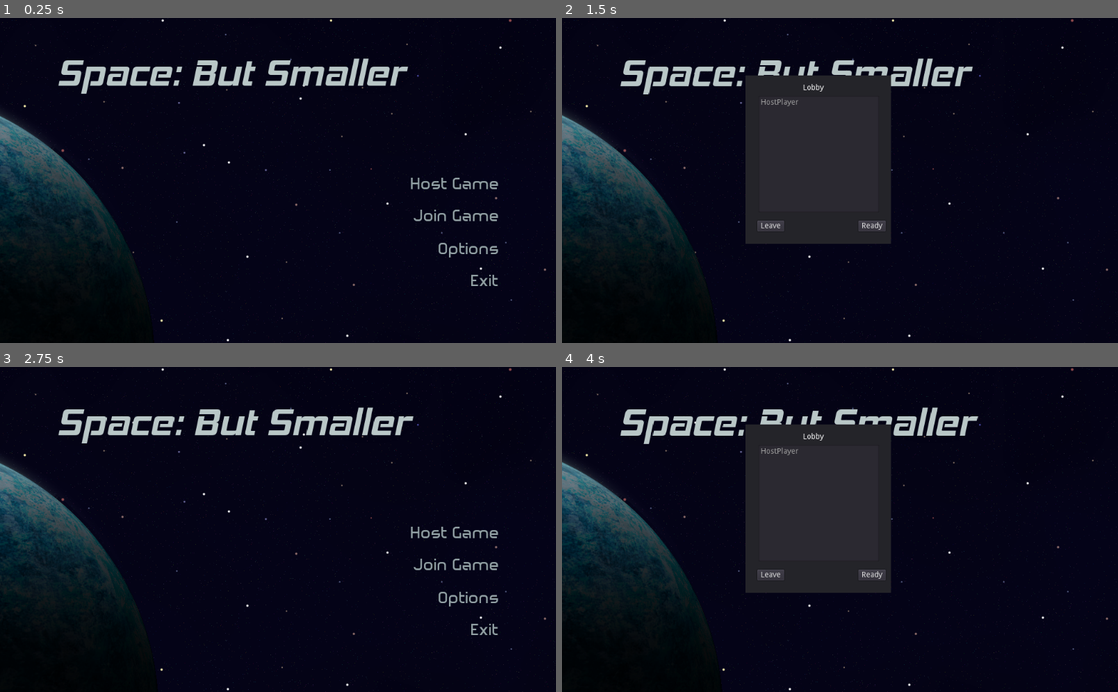
Above: before the commit, frames 1-4 (two rows, left to right).
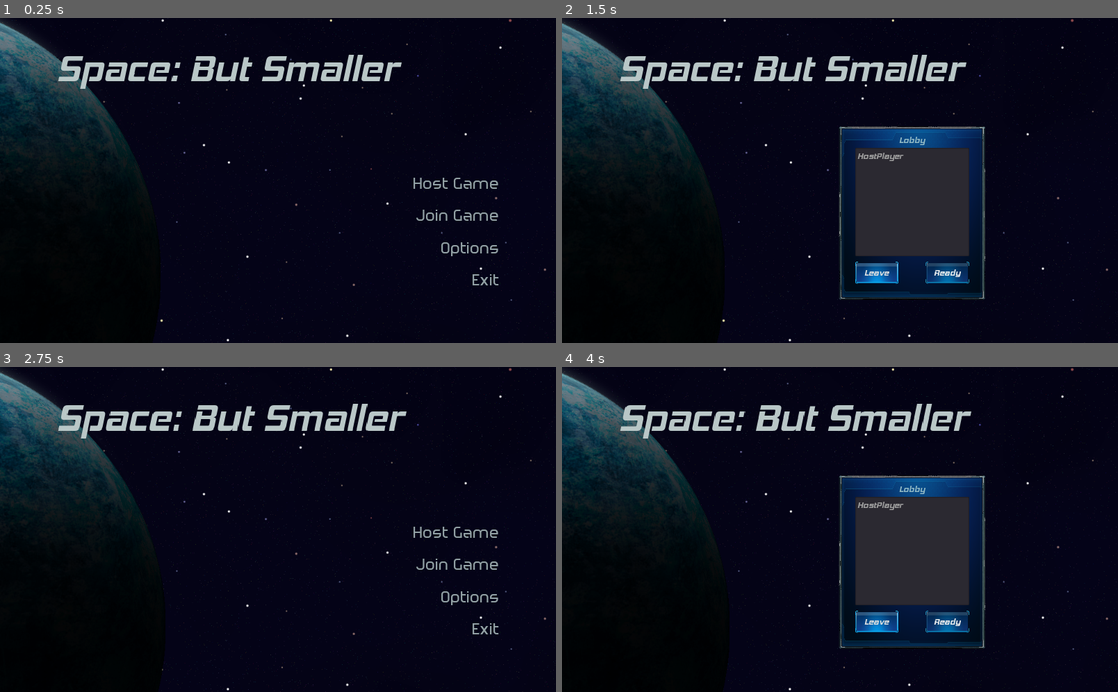
Above: after the commit, the same moments.

Repository: Bradels/minijam2022
Game: Godot game, scene res://Scenes/Main.tscn
The game is run twice, just before and just after one commit, with the same random seed, the same clock (stepped at 60 frames per second) and the same inputs.
Inputs:
- Up to frame 1 (0.25 s): no input
- Up to frame 2 (1.5 s): click "Host Game" at 0.5 s; click "Host" at 1.25 s
- Up to frame 3 (2.75 s): click "Leave" at 2 s
- Up to frame 4 (4 s): click "Join Game" at 2.75 s; click "Join" at 3.5 s

The runs differ from the first frame. In frame 1, 13% of the frame differs, in the area x 0-90%, y 0-96%; in frame 2, 33%; in frame 3, 14%; in frame 4, 33%, in the area x 0-77%, y 0-98%.

Commit message:
Added puase menu

Diff:
--- a/Resources/Themes/MenuWidgetTheme.tres
+++ b/Resources/Themes/MenuWidgetTheme.tres
@@ -1,7 +1,16 @@
-[gd_resource type="Theme" load_steps=7 format=2]
+[gd_resource type="Theme" load_steps=8 format=2]
 
 [ext_resource path="res://Resources/Fonts/hemi_head/hemi head bd it.ttf" type="DynamicFontData" id=1]
 [ext_resource path="res://Resources/Textures/gui.png" type="Texture" id=2]
+
+[sub_resource type="StyleBoxTexture" id=5]
+texture = ExtResource( 2 )
+region_rect = Rect2( 1317.12, 1892.31, 246.339, 61.084 )
+margin_left = 9.51308
+margin_right = 9.93493
+margin_top = 10.7398
+margin_bottom = 9.44676
+modulate_color = Color( 0.776471, 0.776471, 0.776471, 1 )
 
 [sub_resource type="StyleBoxTexture" id=4]
 texture = ExtResource( 2 )
@@ -32,6 +41,7 @@
 
 [resource]
 default_font = SubResource( 3 )
+Button/styles/hover = SubResource( 5 )
 Button/styles/normal = SubResource( 4 )
 Label/colors/font_color = Color( 0.576471, 0.733333, 0.776471, 1 )
 LineEdit/styles/normal = SubResource( 1 )
--- a/Scenes/Main.tscn
+++ b/Scenes/Main.tscn
@@ -32,7 +32,23 @@
 "_edit_use_anchors_": false
 }
 
-[node name="TextureRect" type="TextureRect" parent="CanvasLayer/Menu"]
+[node name="ButtonHover" type="AudioStreamPlayer" parent="CanvasLayer/Menu"]
+stream = ExtResource( 4 )
+volume_db = -20.0
+
+[node name="MenuMusic" type="AudioStreamPlayer" parent="CanvasLayer/Menu"]
+stream = ExtResource( 6 )
+autoplay = true
+
+[node name="Background" type="Control" parent="CanvasLayer/Menu"]
+visible = false
+margin_right = 40.0
+margin_bottom = 40.0
+__meta__ = {
+"_edit_use_anchors_": false
+}
+
+[node name="Space" type="TextureRect" parent="CanvasLayer/Menu/Background"]
 margin_top = -209.0
 margin_right = 1024.0
 margin_bottom = 815.0
@@ -41,30 +57,26 @@
 "_edit_use_anchors_": false
 }
 
-[node name="Planet" type="TextureRect" parent="CanvasLayer/Menu"]
-margin_left = -765.0
-margin_top = 103.0
-margin_right = 284.0
-margin_bottom = 1152.0
+[node name="Planet" type="TextureRect" parent="CanvasLayer/Menu/Background"]
+margin_left = -754.0
+margin_top = -65.0
+margin_right = 295.0
+margin_bottom = 984.0
 texture = ExtResource( 8 )
 __meta__ = {
 "_edit_use_anchors_": false
 }
 
-[node name="Title" type="Label" parent="CanvasLayer/Menu"]
+[node name="Title" type="Label" parent="CanvasLayer/Menu/Background"]
 margin_left = 104.0
-margin_top = 59.0
+margin_top = 51.0
 margin_right = 745.0
-margin_bottom = 143.0
+margin_bottom = 135.0
 theme = SubResource( 2 )
 text = "Space: But Smaller"
 __meta__ = {
 "_edit_use_anchors_": false
 }
-
-[node name="ButtonHover" type="AudioStreamPlayer" parent="CanvasLayer/Menu"]
-stream = ExtResource( 4 )
-volume_db = -20.0
 
 [node name="MainMenu" type="Control" parent="CanvasLayer/Menu"]
 visible = false
@@ -136,6 +148,7 @@
 }
 
 [node name="HostMenu" type="Control" parent="CanvasLayer/Menu"]
+visible = false
 anchor_right = 1.0
 anchor_bottom = 1.0
 theme = ExtResource( 7 )
@@ -144,75 +157,75 @@
 }
 
 [node name="Panel" type="Panel" parent="CanvasLayer/Menu/HostMenu"]
-margin_left = 373.0
-margin_top = 186.0
-margin_right = 641.0
-margin_bottom = 497.0
+margin_left = 510.0
+margin_top = 200.0
+margin_right = 780.0
+margin_bottom = 520.0
 
 [node name="Label" type="Label" parent="CanvasLayer/Menu/HostMenu/Panel"]
-margin_left = 106.0
-margin_top = 16.0
-margin_right = 178.0
-margin_bottom = 30.0
+margin_top = 20.0
+margin_right = 270.0
+margin_bottom = 41.0
 text = "Host Game"
+align = 1
 
 [node name="Label2" type="Label" parent="CanvasLayer/Menu/HostMenu/Panel"]
-margin_left = 26.0
-margin_top = 64.0
-margin_right = 98.0
-margin_bottom = 78.0
+margin_left = 20.0
+margin_top = 50.0
+margin_right = 92.0
+margin_bottom = 71.0
 text = "Name:"
 
 [node name="Label3" type="Label" parent="CanvasLayer/Menu/HostMenu/Panel"]
-margin_left = 25.0
-margin_top = 96.0
-margin_right = 97.0
-margin_bottom = 110.0
+margin_left = 20.0
+margin_top = 90.0
+margin_right = 92.0
+margin_bottom = 111.0
 text = "Port:"
 
 [node name="Label4" type="Label" parent="CanvasLayer/Menu/HostMenu/Panel"]
-margin_left = 18.0
-margin_top = 131.0
-margin_right = 120.0
-margin_bottom = 152.0
+margin_left = 20.0
+margin_top = 130.0
+margin_right = 122.0
+margin_bottom = 151.0
 text = "Max Players:"
 
 [node name="PlayerName" type="LineEdit" parent="CanvasLayer/Menu/HostMenu/Panel"]
-margin_left = 91.0
-margin_top = 55.0
-margin_right = 243.0
-margin_bottom = 83.1967
+margin_left = 100.0
+margin_top = 50.0
+margin_right = 240.0
+margin_bottom = 78.1967
 text = "HostPlayer"
 
 [node name="Port" type="LineEdit" parent="CanvasLayer/Menu/HostMenu/Panel"]
-margin_left = 91.0
-margin_top = 94.0
-margin_right = 243.0
-margin_bottom = 122.197
+margin_left = 100.0
+margin_top = 90.0
+margin_right = 240.0
+margin_bottom = 118.197
 text = "5767"
 
 [node name="MaxPlayers" type="OptionButton" parent="CanvasLayer/Menu/HostMenu/Panel"]
-margin_left = 124.0
+margin_left = 160.0
 margin_top = 130.0
-margin_right = 241.0
-margin_bottom = 157.0
+margin_right = 240.0
+margin_bottom = 170.448
 text = "4"
 __meta__ = {
 "_edit_use_anchors_": false
 }
 
 [node name="HostButton" type="Button" parent="CanvasLayer/Menu/HostMenu/Panel"]
-margin_left = 163.0
-margin_top = 245.0
-margin_right = 255.0
-margin_bottom = 285.448
+margin_left = 160.0
+margin_top = 250.0
+margin_right = 240.0
+margin_bottom = 290.448
 text = "Host"
 
 [node name="BackButton" type="Button" parent="CanvasLayer/Menu/HostMenu/Panel"]
-margin_left = 20.0
-margin_top = 245.0
-margin_right = 115.0
-margin_bottom = 285.448
+margin_left = 30.0
+margin_top = 250.0
+margin_right = 110.0
+margin_bottom = 290.448
 text = "Back"
 __meta__ = {
 "_edit_use_anchors_": false
@@ -222,141 +235,200 @@
 visible = false
 anchor_right = 1.0
 anchor_bottom = 1.0
+theme = ExtResource( 7 )
 __meta__ = {
 "_edit_use_anchors_": false
 }
 
 [node name="Panel" type="Panel" parent="CanvasLayer/Menu/JoinMenu"]
-margin_left = 306.0
-margin_top = 131.0
-margin_right = 574.0
-margin_bottom = 442.0
+margin_left = 510.0
+margin_top = 200.0
+margin_right = 780.0
+margin_bottom = 520.0
 __meta__ = {
 "_edit_use_anchors_": false
 }
 
 [node name="Label" type="Label" parent="CanvasLayer/Menu/JoinMenu/Panel"]
-margin_left = 106.0
-margin_top = 16.0
-margin_right = 178.0
-margin_bottom = 30.0
+margin_top = 20.0
+margin_right = 270.0
+margin_bottom = 41.0
 text = "Join Game"
+align = 1
 
 [node name="Label2" type="Label" parent="CanvasLayer/Menu/JoinMenu/Panel"]
-margin_left = 26.0
-margin_top = 64.0
-margin_right = 98.0
-margin_bottom = 78.0
+margin_left = 20.0
+margin_top = 50.0
+margin_right = 92.0
+margin_bottom = 71.0
 text = "Name:"
 
 [node name="Label3" type="Label" parent="CanvasLayer/Menu/JoinMenu/Panel"]
-margin_left = 25.0
+margin_left = 20.0
 margin_top = 130.0
-margin_right = 97.0
-margin_bottom = 144.0
+margin_right = 92.0
+margin_bottom = 151.0
 text = "Port:"
 
 [node name="Label4" type="Label" parent="CanvasLayer/Menu/JoinMenu/Panel"]
 margin_left = 20.0
-margin_top = 95.0
+margin_top = 90.0
 margin_right = 92.0
-margin_bottom = 109.0
+margin_bottom = 111.0
 text = "Host Ip:"
 
 [node name="PlayerName" type="LineEdit" parent="CanvasLayer/Menu/JoinMenu/Panel"]
-margin_left = 81.0
-margin_top = 58.0
-margin_right = 233.0
-margin_bottom = 82.0
+margin_left = 110.0
+margin_top = 50.0
+margin_right = 240.0
+margin_bottom = 78.1967
 text = "ClientPlayer"
 
 [node name="Ip" type="LineEdit" parent="CanvasLayer/Menu/JoinMenu/Panel"]
-margin_left = 81.0
+margin_left = 110.0
 margin_top = 90.0
-margin_right = 233.0
-margin_bottom = 114.0
+margin_right = 240.0
+margin_bottom = 118.197
 text = "127.0.0.1"
 __meta__ = {
 "_edit_use_anchors_": false
 }
 
 [node name="Port" type="LineEdit" parent="CanvasLayer/Menu/JoinMenu/Panel"]
-margin_left = 81.0
-margin_top = 122.0
-margin_right = 233.0
-margin_bottom = 146.0
+margin_left = 110.0
+margin_top = 130.0
+margin_right = 240.0
+margin_bottom = 158.197
 text = "5767"
 __meta__ = {
 "_edit_use_anchors_": false
 }
 
 [node name="JoinButton" type="Button" parent="CanvasLayer/Menu/JoinMenu/Panel"]
-margin_left = 208.0
-margin_top = 268.0
-margin_right = 250.0
-margin_bottom = 288.0
+margin_left = 160.0
+margin_top = 250.0
+margin_right = 240.0
+margin_bottom = 290.448
 text = "Join"
 
 [node name="BackButton" type="Button" parent="CanvasLayer/Menu/JoinMenu/Panel"]
-margin_left = 29.0
-margin_top = 269.0
-margin_right = 71.0
-margin_bottom = 289.0
+margin_left = 30.0
+margin_top = 250.0
+margin_right = 110.0
+margin_bottom = 290.448
 text = "Back"
 
 [node name="LobbyMenu" type="Control" parent="CanvasLayer/Menu"]
 visible = false
 anchor_right = 1.0
 anchor_bottom = 1.0
+theme = ExtResource( 7 )
 __meta__ = {
 "_edit_use_anchors_": false
 }
 
 [node name="Panel" type="Panel" parent="CanvasLayer/Menu/LobbyMenu"]
-margin_left = 338.0
-margin_top = 106.0
-margin_right = 606.0
-margin_bottom = 417.0
+margin_left = 510.0
+margin_top = 200.0
+margin_right = 780.0
+margin_bottom = 520.0
 __meta__ = {
 "_edit_use_anchors_": false
 }
 
 [node name="Label" type="Label" parent="CanvasLayer/Menu/LobbyMenu/Panel"]
-margin_left = 106.0
 margin_top = 16.0
-margin_right = 178.0
-margin_bottom = 30.0
+margin_right = 270.0
+margin_bottom = 37.0
 text = "Lobby"
+align = 1
 
 [node name="ReadyButton" type="Button" parent="CanvasLayer/Menu/LobbyMenu/Panel"]
-margin_left = 208.0
-margin_top = 268.0
-margin_right = 250.0
-margin_bottom = 288.0
+margin_left = 160.0
+margin_top = 250.0
+margin_right = 240.0
+margin_bottom = 290.448
 text = "Ready"
 
 [node name="LeaveButton" type="Button" parent="CanvasLayer/Menu/LobbyMenu/Panel"]
-margin_left = 22.0
-margin_top = 268.0
-margin_right = 71.0
-margin_bottom = 288.0
+margin_left = 30.0
+margin_top = 250.0
+margin_right = 110.0
+margin_bottom = 290.448
 text = "Leave"
 __meta__ = {
 "_edit_use_anchors_": false
 }
 
 [node name="PlayerList" type="ItemList" parent="CanvasLayer/Menu/LobbyMenu/Panel"]
-margin_left = 24.0
-margin_top = 38.0
-margin_right = 246.0
-margin_bottom = 253.0
-__meta__ = {
-"_edit_use_anchors_": false
-}
-
-[node name="MenuMusic" type="AudioStreamPlayer" parent="CanvasLayer/Menu"]
-stream = ExtResource( 6 )
-autoplay = true
+margin_left = 30.0
+margin_top = 40.0
+margin_right = 240.0
+margin_bottom = 240.0
+__meta__ = {
+"_edit_use_anchors_": false
+}
+
+[node name="PauseMenu" type="Control" parent="CanvasLayer/Menu"]
+anchor_right = 1.0
+anchor_bottom = 1.0
+theme = ExtResource( 7 )
+__meta__ = {
+"_edit_use_anchors_": false
+}
+
+[node name="Panel" type="Panel" parent="CanvasLayer/Menu/PauseMenu"]
+anchor_left = 0.5
+anchor_top = 0.5
+anchor_right = 0.5
+anchor_bottom = 0.5
+margin_left = -135.0
+margin_top = -160.0
+margin_right = 135.0
+margin_bottom = 160.0
+__meta__ = {
+"_edit_use_anchors_": false
+}
+
+[node name="Label" type="Label" parent="CanvasLayer/Menu/PauseMenu/Panel"]
+margin_top = 20.0
+margin_right = 270.0
+margin_bottom = 41.0
+text = "Pause"
+align = 1
+__meta__ = {
+"_edit_use_anchors_": false
+}
+
+[node name="ResumeButton" type="Button" parent="CanvasLayer/Menu/PauseMenu/Panel"]
+margin_left = 70.0
+margin_top = 70.0
+margin_right = 200.0
+margin_bottom = 110.448
+text = "Resume"
+__meta__ = {
+"_edit_use_anchors_": false
+}
+
+[node name="MenuButton" type="Button" parent="CanvasLayer/Menu/PauseMenu/Panel"]
+margin_left = 70.0
+margin_top = 120.0
+margin_right = 200.0
+margin_bottom = 160.448
+text = "Exit to Menu"
+__meta__ = {
+"_edit_use_anchors_": false
+}
+
+[node name="ExitButton" type="Button" parent="CanvasLayer/Menu/PauseMenu/Panel"]
+margin_left = 70.0
+margin_top = 170.0
+margin_right = 200.0
+margin_bottom = 210.448
+text = "Exit Game"
+__meta__ = {
+"_edit_use_anchors_": false
+}
 
 [connection signal="mouse_entered" from="CanvasLayer/Menu/MainMenu/HostButton" to="CanvasLayer/Menu" method="_on_button_hover"]
 [connection signal="pressed" from="CanvasLayer/Menu/MainMenu/HostButton" to="CanvasLayer/Menu" method="_on_MainMenu_HostButton_pressed"]
@@ -372,3 +444,6 @@
 [connection signal="pressed" from="CanvasLayer/Menu/JoinMenu/Panel/BackButton" to="CanvasLayer/Menu" method="_on_JoinMenu_BackButton_pressed"]
 [connection signal="pressed" from="CanvasLayer/Menu/LobbyMenu/Panel/ReadyButton" to="CanvasLayer/Menu" method="_on_LobbyMenu_ReadyButton_pressed"]
 [connection signal="pressed" from="CanvasLayer/Menu/LobbyMenu/Panel/LeaveButton" to="CanvasLayer/Menu" method="_on_LobbyMenu_LeaveButton_pressed"]
+[connection signal="pressed" from="CanvasLayer/Menu/PauseMenu/Panel/ResumeButton" to="CanvasLayer/Menu" method="_on_PauseMenu_ResumeButton_pressed"]
+[connection signal="pressed" from="CanvasLayer/Menu/PauseMenu/Panel/MenuButton" to="CanvasLayer/Menu" method="_on_PauseMenu_MenuButton_pressed"]
+[connection signal="pressed" from="CanvasLayer/Menu/PauseMenu/Panel/ExitButton" to="CanvasLayer/Menu" method="_on_PauseMenu_ExitButton_pressed"]
--- a/Scripts/Menu.gd
+++ b/Scripts/Menu.gd
@@ -2,9 +2,9 @@
 
 var title_scale_speed = 0.0001
 var title_scale_dir = 1
+var is_in_game = false
 
 func _ready():
-	($ButtonHover.stream as AudioStreamMP3).loop = false
 	Server.connect("player_connected", self, "_on_player_connected")
 	Server.connect("player_disconnected", self, "_on_player_disconnected")
 	Server.connect("connection_successful", self, "_on_connection_successful")
@@ -13,21 +13,31 @@
 
 
 func _process(delta):
-	$Planet.rect_position.x += 0.05
-	$Title.rect_scale += Vector2(title_scale_speed * title_scale_dir, title_scale_speed * title_scale_dir)
-	if $Title.rect_scale.x > 1.2:
+	$Background/Planet.rect_position.x += 0.06
+	$Background/Planet.rect_position.y += 0.04
+	$Background/Title.rect_scale += Vector2(title_scale_speed * title_scale_dir, title_scale_speed * title_scale_dir)
+	if $Background/Title.rect_scale.x > 1.2:
 		title_scale_dir = -1
-		$Title.rect_scale = Vector2(1.2, 1.2)
+		$Background/Title.rect_scale = Vector2(1.2, 1.2)
 
-	if $Title.rect_scale.x < 1.0:
+	if $Background/Title.rect_scale.x < 1.0:
 		title_scale_dir = 1
-		$Title.rect_scale = Vector2(1.0, 1.0)
+		$Background/Title.rect_scale = Vector2(1.0, 1.0)
+
+	if Input.is_action_just_pressed("ui_cancel"):
+		if is_in_game:
+			$PauseMenu.visible = !$PauseMenu.visible
 
 func change_menu(menu_name):
+	$Background.visible = true
 	$MainMenu.visible = false
 	$HostMenu.visible = false
 	$JoinMenu.visible = false
 	$LobbyMenu.visible = false
+	$PauseMenu.visible = false
+	if menu_name == "":
+		$Background.visible = false
+		return
 	get_node(menu_name).visible = true
 
  # Main Menu functions
@@ -79,8 +89,9 @@
 func _on_LobbyMenu_ReadyButton_pressed():
 	var scene = load("res://Scenes/Locations/Location.tscn")
 	get_node("/root/Main").add_child(scene.instance())
-	visible = false
+	change_menu("")
 	$MenuMusic.stop()
+	is_in_game = true
 
 
 func _on_LobbyMenu_LeaveButton_pressed():
@@ -109,3 +120,17 @@
 
 func _on_button_hover():
 	$ButtonHover.play(0.0)
+
+
+func _on_PauseMenu_ResumeButton_pressed():
+	$PauseMenu.visible = false
+
+
+func _on_PauseMenu_MenuButton_pressed():
+	get_node("/root/Main/Location").queue_free()
+	is_in_game = false
+	change_menu("MainMenu")
+
+
+func _on_PauseMenu_ExitButton_pressed():
+	get_tree().quit()
--- a/project.godot
+++ b/project.godot
@@ -48,6 +48,11 @@
 Server="*res://Scripts/Server.gd"
 NetworkManager="*res://Scripts/NetworkManager.gd"
 
+[display]
+
+window/stretch/mode="2d"
+window/stretch/aspect="keep"
+
 [input]
 
 up={
@@ -74,6 +79,11 @@
 , Object(InputEventJoypadMotion,"resource_local_to_scene":false,"resource_name":"","device":0,"axis":0,"axis_value":1.0,"script":null)
  ]
 }
+fire={
+"deadzone": 0.5,
+"events": [ Object(InputEventMouseButton,"resource_local_to_scene":false,"resource_name":"","device":0,"alt":false,"shift":false,"control":false,"meta":false,"command":false,"button_mask":0,"position":Vector2( 0, 0 ),"global_position":Vector2( 0, 0 ),"factor":1.0,"button_index":1,"pressed":false,"doubleclick":false,"script":null)
+ ]
+}
 pawn_up={
 "deadzone": 0.5,
 "events": [ Object(InputEventKey,"resource_local_to_scene":false,"resource_name":"","device":0,"alt":false,"shift":false,"control":false,"meta":false,"command":false,"pressed":false,"scancode":87,"physical_scancode":0,"unicode":0,"echo":false,"script":null)
@@ -92,11 +102,6 @@
 pawn_right={
 "deadzone": 0.5,
 "events": [ Object(InputEventKey,"resource_local_to_scene":false,"resource_name":"","device":0,"alt":false,"shift":false,"control":false,"meta":false,"command":false,"pressed":false,"scancode":68,"physical_scancode":0,"unicode":0,"echo":false,"script":null)
- ]
-}
-pawn_fire={
-"deadzone": 0.5,
-"events": [ Object(InputEventMouseButton,"resource_local_to_scene":false,"resource_name":"","device":0,"alt":false,"shift":false,"control":false,"meta":false,"command":false,"button_mask":0,"position":Vector2( 0, 0 ),"global_position":Vector2( 0, 0 ),"factor":1.0,"button_index":1,"pressed":false,"doubleclick":false,"script":null)
  ]
 }
 ship_forward={
@@ -129,6 +134,11 @@
 "events": [ Object(InputEventKey,"resource_local_to_scene":false,"resource_name":"","device":0,"alt":false,"shift":false,"control":false,"meta":false,"command":false,"pressed":false,"scancode":69,"physical_scancode":0,"unicode":0,"echo":false,"script":null)
  ]
 }
+pawn_fire={
+"deadzone": 0.5,
+"events": [ Object(InputEventMouseButton,"resource_local_to_scene":false,"resource_name":"","device":0,"alt":false,"shift":false,"control":false,"meta":false,"command":false,"button_mask":0,"position":Vector2( 0, 0 ),"global_position":Vector2( 0, 0 ),"factor":1.0,"button_index":1,"pressed":false,"doubleclick":false,"script":null)
+ ]
+}
 ship_fire_primary={
 "deadzone": 0.5,
 "events": [ Object(InputEventMouseButton,"resource_local_to_scene":false,"resource_name":"","device":0,"alt":false,"shi …(212 unchanged characters)…
@@ -149,11 +159,6 @@
 "events": [ Object(InputEventMouseButton,"resource_local_to_scene":false,"resource_name":"","device":0,"alt":false,"shi …(212 unchanged characters)…
  ]
 }
-fire={
-"deadzone": 0.5,
-"events": [ Object(InputEventMouseButton,"resource_local_to_scene":false,"resource_name":"","device":0,"alt":false,"shift":false,"control":false,"meta":false,"command":false,"button_mask":0,"position":Vector2( 0, 0 ),"global_position":Vector2( 0, 0 ),"factor":1.0,"button_index":1,"pressed":false,"doubleclick":false,"script":null)
- ]
-}
 
 [physics]
 
Not shown, changed: Resources/Audio/ButtonHover.mp3.import
